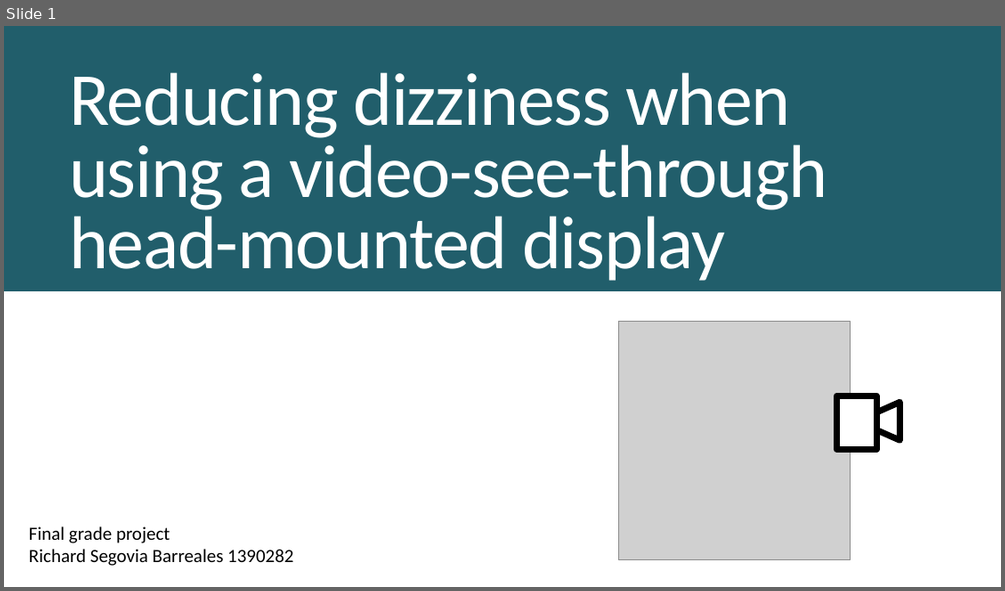
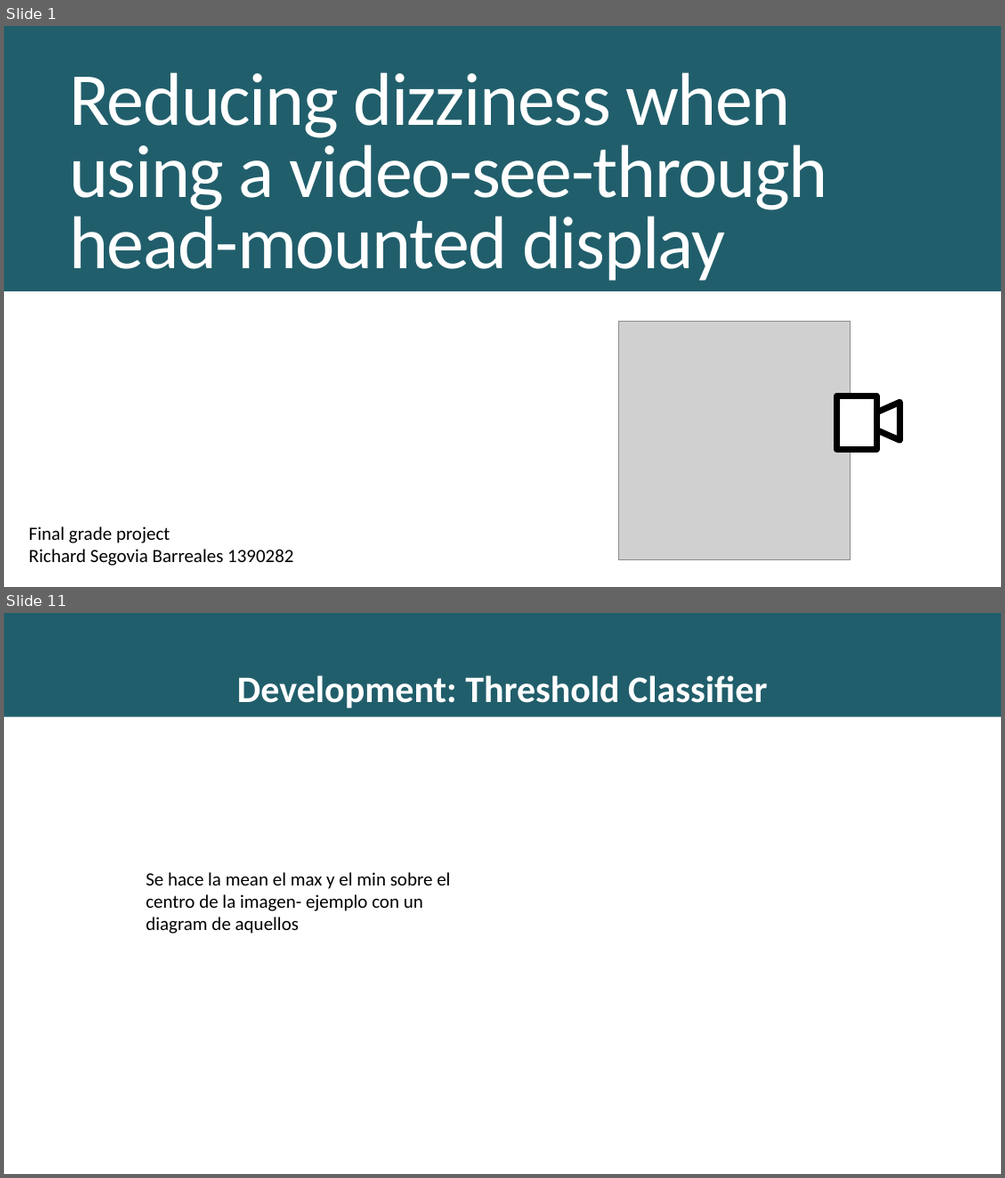
Before and after one commit to richardseba/TFG-Docs, a slide deck: Entregables/Presentacion.pptx. Shown one above the other, each under a label of ours: slide 1 before the commit, slides 1 and 11 after it; the slides between them are not shown. The pictures are 1005x591 and 1005x1178 pixels, drawn with LibreOffice and Linux fonts; fonts in the diff are those of the drawing; grey boxes stand for pictures. Boxes give left, top, right and bottom in pixels: in the first picture for what was removed or moved away, otherwise in the second. Text is boxed around its words. In the diff, an @@ line names an element or a change of style, - is before the commit and + after.

```diff
--- a/Entregables/Presentacion.pptx
+++ b/Entregables/Presentacion.pptx
@@ slide 11 added at box(4, 613, 1001, 1174), background #215E6B @@
@@ subtitle added at box(237, 675, 767, 708), 36 pt, text #FFFFFF, bold @@
+Development: Threshold Classifier
@@ rectangle added at box(4, 717, 1001, 1174), fill #FFFFFF @@
@@ text added at box(146, 872, 450, 933), 18 pt, text #000000 @@
+Se hace la mean el max y el min sobre el centro de la imagen- ejemplo con un diagram de aquellos
```
Also in this commit, not shown: 8 slides changed, 11 other slides added, 3 slides removed, 9 other files.
